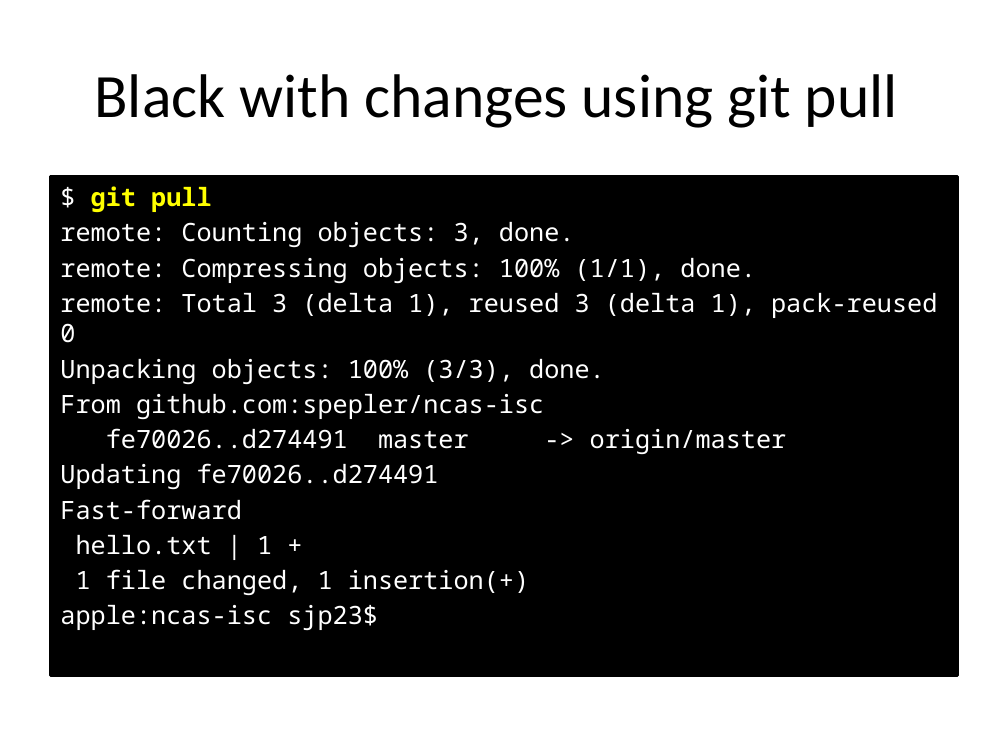
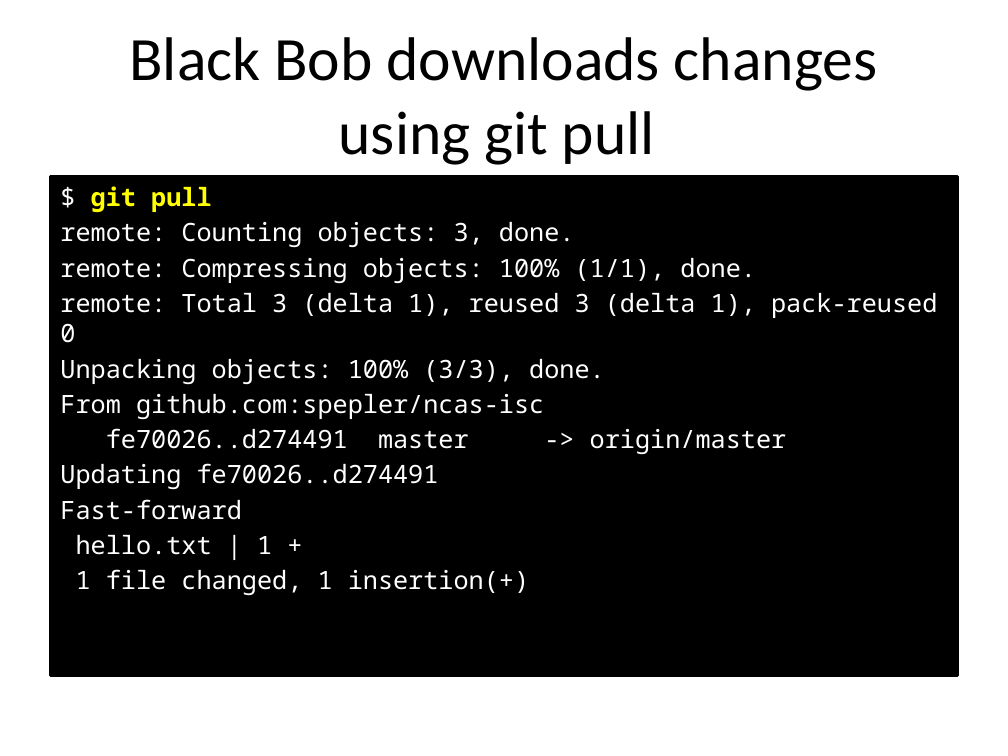
Before and after one commit to ncasuk/ncas-isc, a slide deck: slide 33 of shell/presentations/01_git2.pptx. Drawn at 1008x756 pixels with LibreOffice and Linux fonts; fonts in the diff are those of the drawing; background and template pictures are left out. Boxes give left, top, right and bottom in pixels: in the first picture for what was removed or moved away, otherwise in the second. Text is boxed around its words. In the diff, an @@ line names an element or a change of style, - is before the commit and + after.

Commit message:
final git presentations

```diff
--- a/shell/presentations/01_git2.pptx
+++ b/shell/presentations/01_git2.pptx
@@ title at (x1=129, y1=37, x2=877, y2=165): text changed @@
-Black with changes using git pull
+Black Bob downloads changes using git pull
@@ text at (x1=60, y1=605, x2=378, y2=630): paragraph removed @@
-apple:ncas-isc sjp23$
```
Also in this commit, not shown: 1 slide added.
